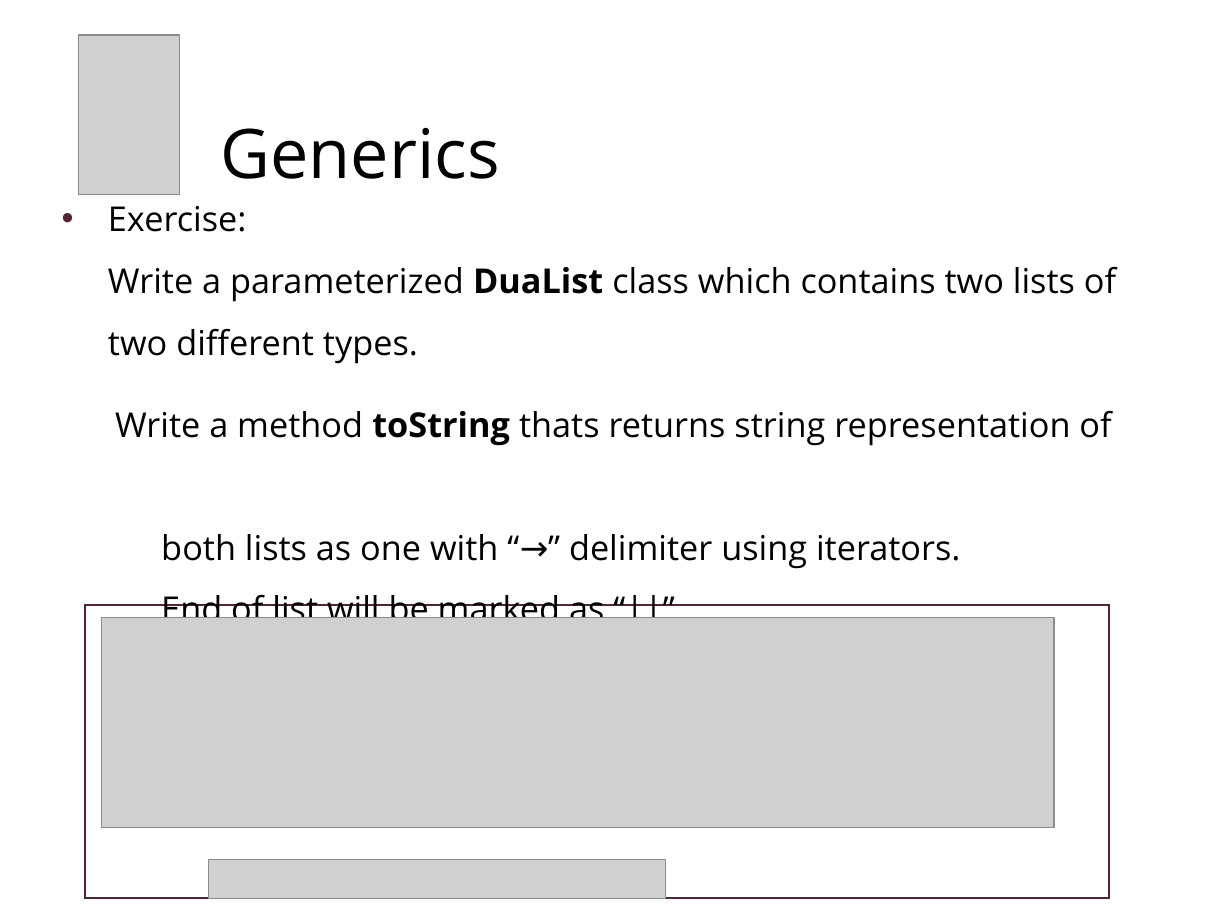
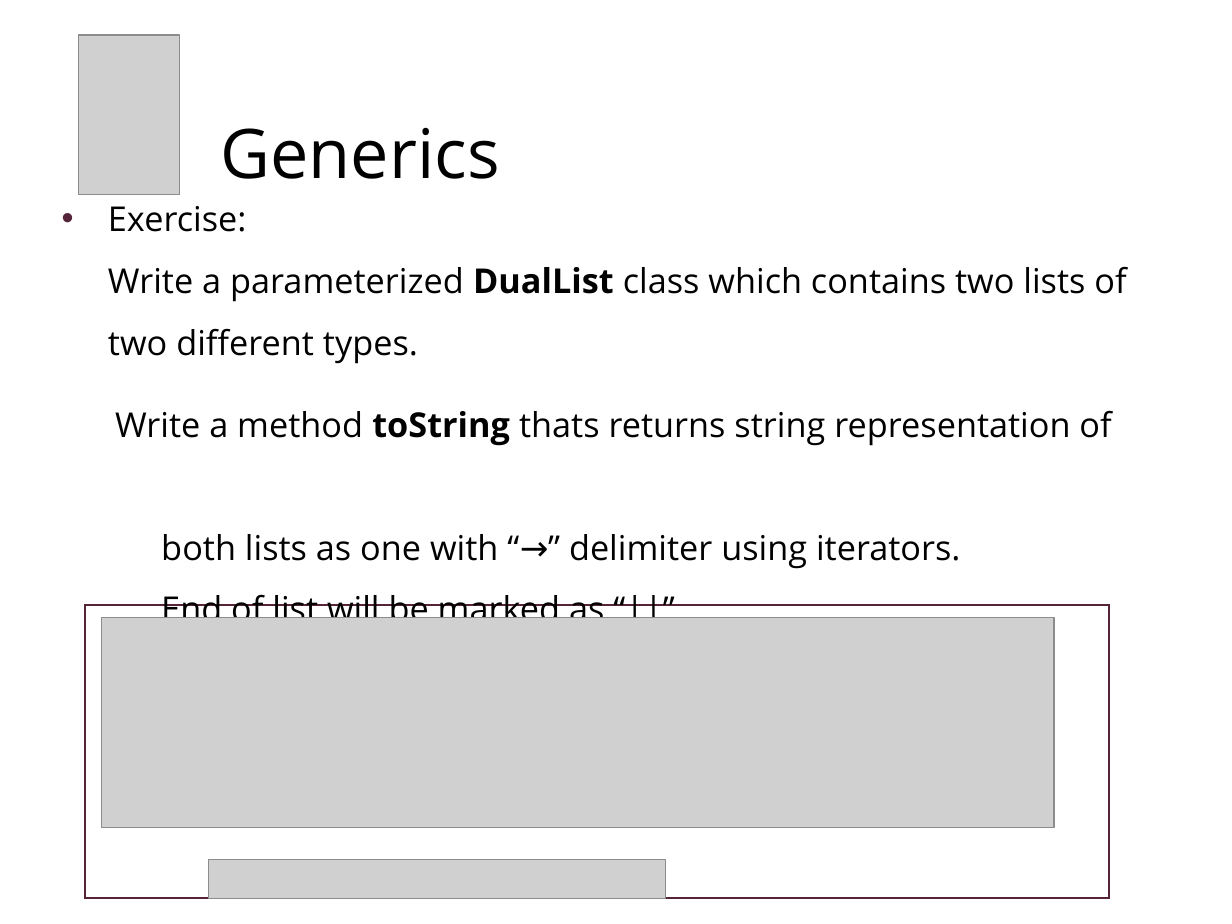
Before and after one commit to chaimt/Tikal-Java-RoadMap, a slide deck: slide 19 of Presentations/2b - Generics.pptx (slide 18 before the commit). Drawn at 1232x924 pixels with LibreOffice and Linux fonts; fonts in the diff are those of the drawing; grey boxes stand for pictures; background and template pictures are left out. Boxes give left, top, right and bottom in pixels: in the first picture for what was removed or moved away, otherwise in the second. Text is boxed around its words. In the diff, an @@ line names an element or a change of style, - is before the commit and + after.

```diff
--- a/Presentations/2b - Generics.pptx
+++ b/Presentations/2b - Generics.pptx
@@ text at (108,206,1126,364): text changed @@
-• Exercise:
-  Write a parameterized DuaList class which contains two lists of two different types.
+• Exercise:
+  Write a parameterized DualList class which contains two lists of two different types.
```
Also in this commit, not shown: 3 other slides changed, 2 slides added, 1 slide removed, 1 other file.
